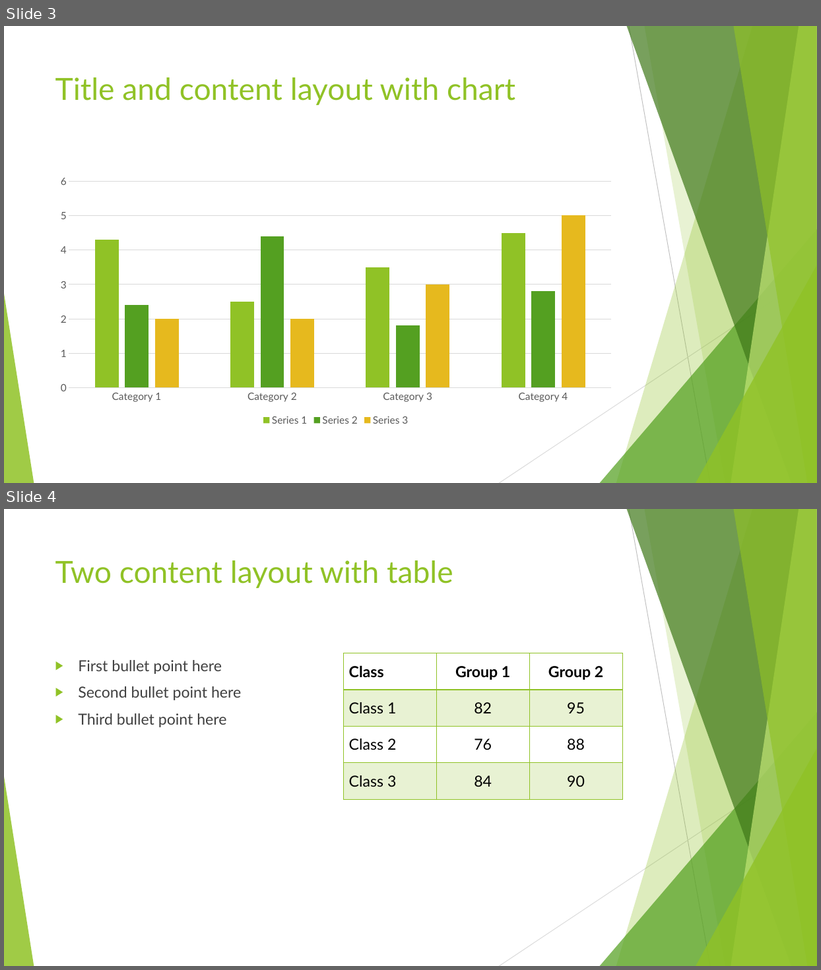
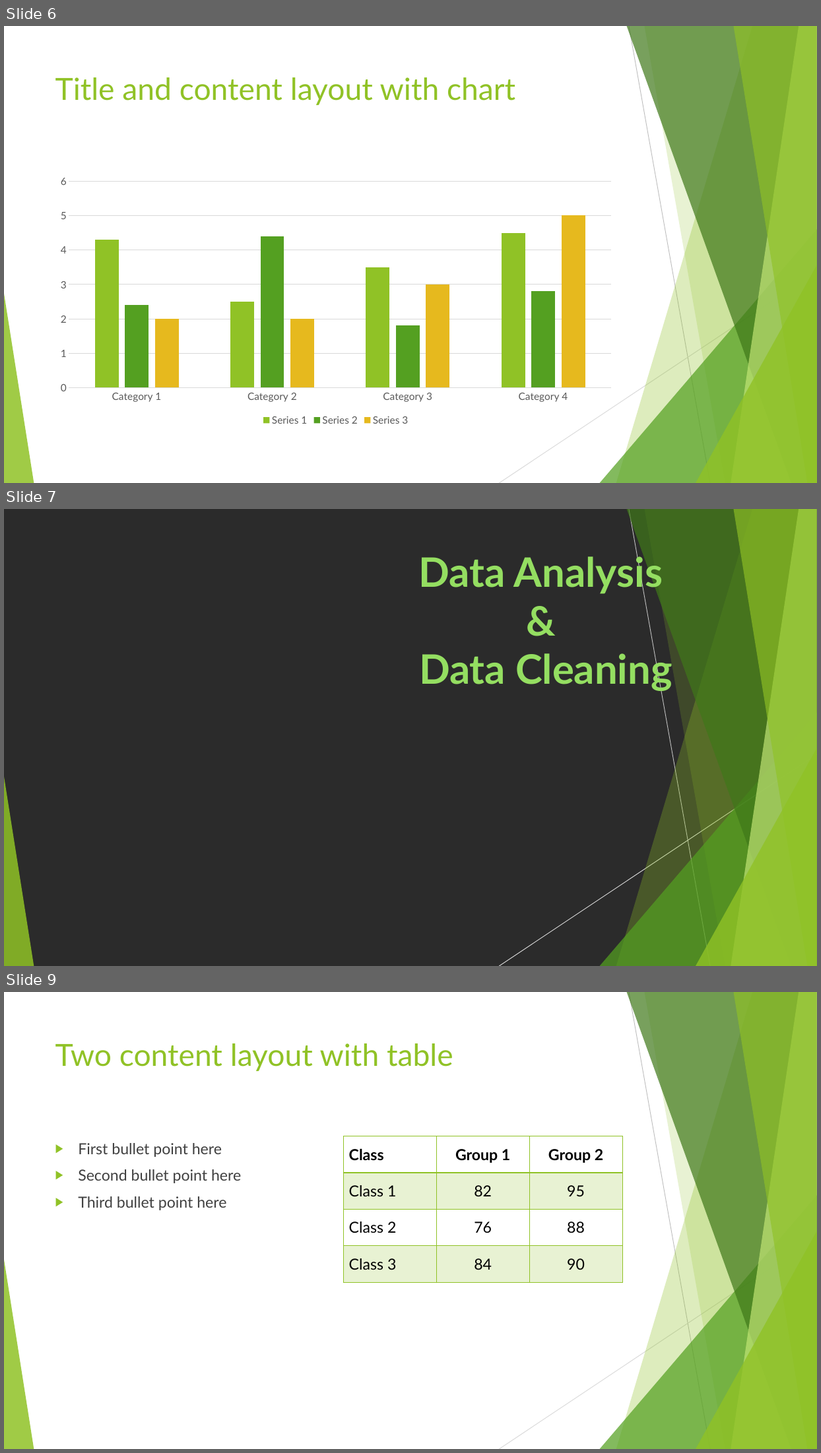
Before and after one commit to Project-JCSA/FL_Electric_Vehicles, a slide deck: Florida_Electric_Vehicles.pptx. Shown one above the other, each under a label of ours: slides 3 and 4 before the commit, slides 6, 7 and 9 after it; the slides between them are not shown. The pictures are 821x970 and 821x1453 pixels, drawn with LibreOffice and Linux fonts; fonts in the diff are those of the drawing; background and template pictures are left out; a plain dark background stands for a picture behind light text. Boxes give left, top, right and bottom in pixels: in the first picture for what was removed or moved away, otherwise in the second. Text is boxed around its words. In the diff, an @@ line names an element or a change of style, - is before the commit and + after.

```diff
--- a/Florida_Electric_Vehicles.pptx
+++ b/Florida_Electric_Vehicles.pptx
@@ slide 7 added at box(4, 509, 817, 966), background picture (left out); not listed: 10 template elements that a slide beside it also shows @@
@@ text added at box(419, 551, 673, 692), 48 pt, text #94DE61, bold @@
+Data Analysis
+&
+Data Cleaning
@@ what was slide 3 is now slide 6 @@
@@ what was slide 4 is now slide 9 @@
```
Also in this commit, not shown: 3 slides changed, 7 other slides added.
